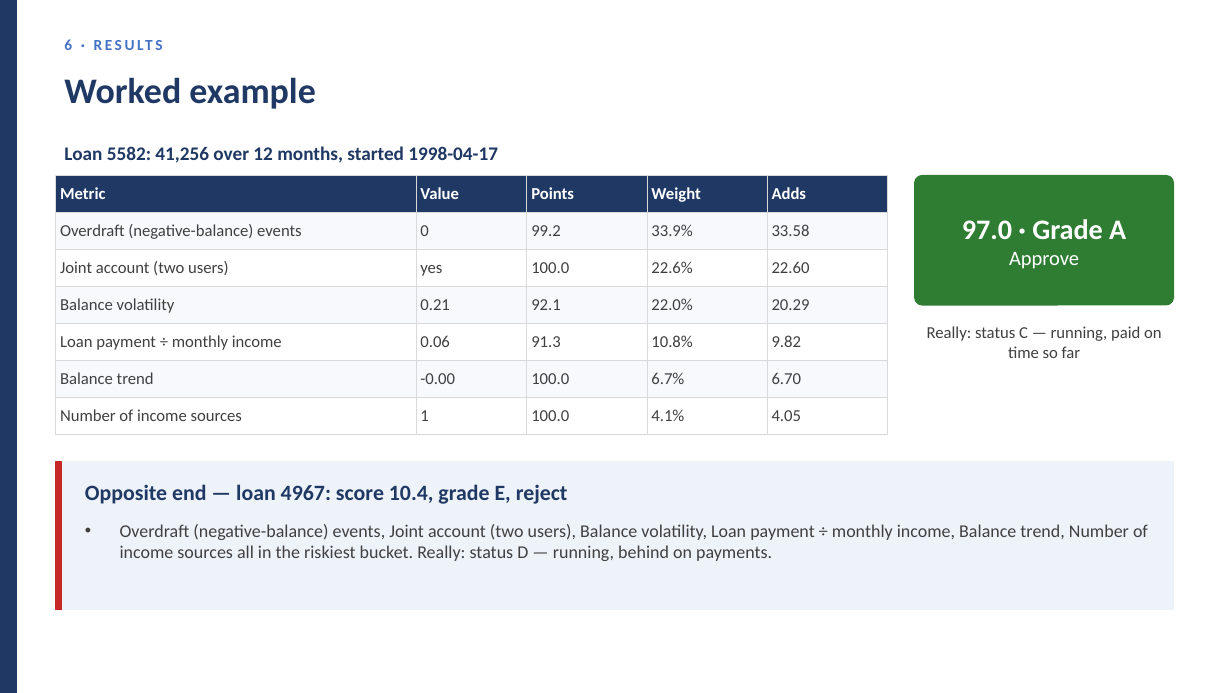
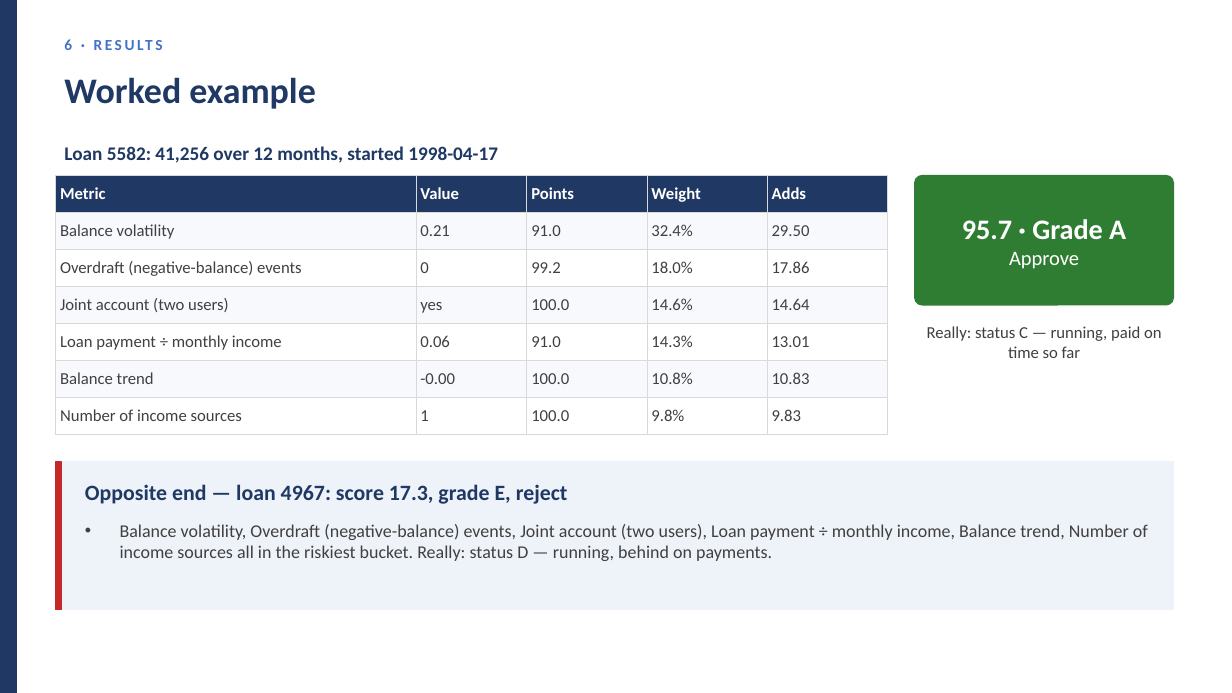
Before and after one commit to huotrithy/da-assignment-risk-scoring, a slide deck: slide 30 of docs/Final_Presentation.pptx. Drawn at 1232x693 pixels with LibreOffice and Linux fonts; fonts in the diff are those of the drawing. Boxes give left, top, right and bottom in pixels: in the first picture for what was removed or moved away, otherwise in the second. Text is boxed around its words. In the diff, an @@ line names an element or a change of style, - is before the commit and + after.

```diff
--- a/docs/Final_Presentation.pptx
+++ b/docs/Final_Presentation.pptx
@@ table at [55, 176, 887, 425] @@
-row 2: Overdraft (negative-balance) events | 0 | 99.2 | 33.9% | 33.58
+row 2: Balance volatility | 0.21 | 91.0 | 32.4% | 29.50
-row 3: Joint account (two users) | yes | 100.0 | 22.6% | 22.60
+row 3: Overdraft (negative-balance) events | 0 | 99.2 | 18.0% | 17.86
-row 4: Balance volatility | 0.21 | 92.1 | 22.0% | 20.29
+row 4: Joint account (two users) | yes | 100.0 | 14.6% | 14.64
-row 5: Loan payment ÷ monthly income | 0.06 | 91.3 | 10.8% | 9.82
+row 5: Loan payment ÷ monthly income | 0.06 | 91.0 | 14.3% | 13.01
-row 6, column 4: 6.7%
+row 6, column 4: 10.8%
-row 6, column 5: 6.70
+row 6, column 5: 10.83
-row 7, column 4: 4.1%
+row 7, column 4: 9.8%
-row 7, column 5: 4.05
+row 7, column 5: 9.83
@@ text at [962, 219, 1126, 239]: text changed @@
-97.0 · Grade A
+95.7 · Grade A
@@ text at [85, 484, 568, 504]: text changed @@
-Opposite end — loan 4967: score 10.4, grade E, reject
+Opposite end — loan 4967: score 17.3, grade E, reject
@@ text at [120, 524, 1148, 561]: text changed @@
-• Overdraft (negative-balance) events, Joint account (two users), Balance volatility, Loan payment ÷ monthly income, Balance trend, Number of income sources all in the riskiest bucket. Really: status D — running, behind on payments.
+• Balance volatility, Overdraft (negative-balance) events, Joint account (two users), Loan payment ÷ monthly income, Balance trend, Number of income sources all in the riskiest bucket. Really: status D — running, behind on payments.
```
Also in this commit, not shown: 17 other slides changed, 1 slide added, 1 slide removed, 18 other files.
